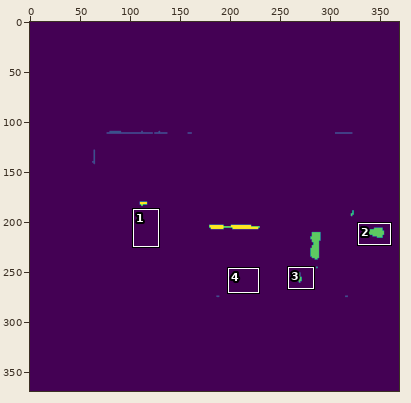
Sprite sheet -- maps/icon_map.png. Above: a wide view before the commit, with the close-up outlined.
Close-up. First the earlier version:
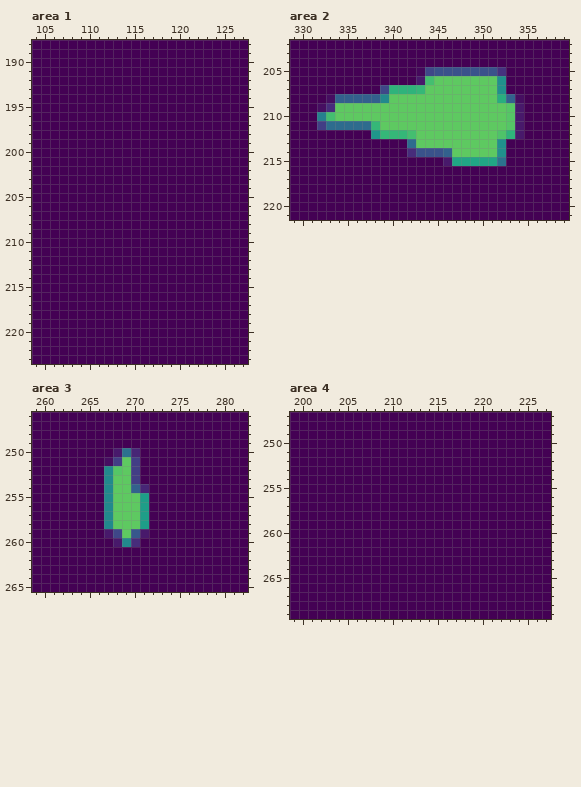
The file is 369x369 pixels. Colours within 5 levels of each other are drawn and written as one. Shown: area 1: x 104..127, y 188..223; area 2: x 329..359, y 202..221; area 3: x 259..282, y 246..265; area 4: x 199..227, y 247..269. The commit also changed other parts of the picture, which this record leaves out.
Once edited:
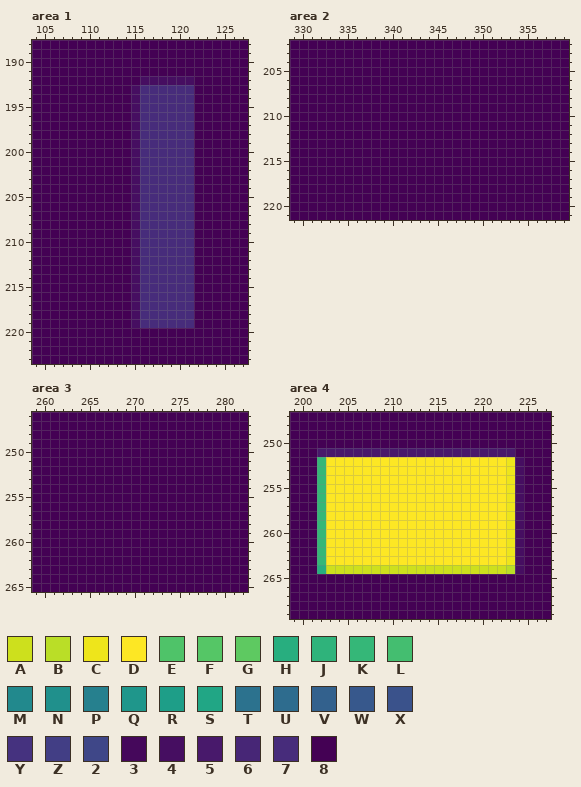
Palette (. is transparent): A #cde01d  B #bade27  C #eee51b  D #fde724  E #4fc369  F #55c666  G #5ec961  H #28ae7f  J #2fb37b  K #35b778  L #44be70  M #22898d  N #20908c  P #26808e  Q #1f968b  R #1e9e88  S #21a685  T #2c728e  U #2e6c8e  V #33618d  W #37588c  X #3a528b  Y #45327f  Z #423e85  2 #3f4788  3 #45085b  4 #460e61  5 #48196b  6 #472676  7 #472c7b  8 #440154
Difference:
--- area 1
@@ x 113..123 @@
 191 88888888888
-192 88888888888
-193 88888888888
-194 88888888888
-195 88888888888
-196 88888888888
-197 88888888888
-198 88888888888
-199 88888888888
-200 88888888888
-201 88888888888
-202 88888888888
-203 88888888888
-204 88888888888
-205 88888888888
-206 88888888888
-207 88888888888
-208 88888888888
-209 88888888888
-210 88888888888
-211 88888888888
-212 88888888888
-213 88888888888
-214 88888888888
-215 88888888888
-216 88888888888
-217 88888888888
-218 88888888888
-219 88888888888
+192 88844444488
+193 88477777788
+194 88477777788
+195 88477777788
+196 88477777788
+197 88477777788
+198 88477777788
+199 88477777788
+200 88477777788
+201 88477777788
+202 88477777788
+203 88477777788
+204 88477777788
+205 88477777788
+206 88477777788
+207 88477777788
+208 88477777788
+209 88477777788
+210 88477777788
+211 88477777788
+212 88477777788
+213 88477777788
+214 88477777788
+215 88477777788
+216 88477777788
+217 88477777788
+218 88477777788
+219 88477777788
 220 88888888888
--- area 2
@@ x 329..359 @@
 204 8888888888888888888888888888888
-205 8888888888888832XXXXXXXY8888888
-206 888888888888885LGGGGGGGN8888888
-207 88888888882JJJKGGGGGGGGN8888888
-208 88884VVVVVMGGGGGGGGGGGGHV488888
-209 88847GGGGGGGGGGGGGGGGGGGF588888
-210 888PLGGGGGGGGGGGGGGGGGGGF588888
-211 888ZUUUUUKGGGGGGGGGGGGGGF588888
-212 888888888QKKKLGGGGGGGGGEJ588888
-213 8888888888888UGGGGGGGGGN8888888
-214 88888888888887XXXVGGGGGN8888888
-215 888888888888888885SSSSST8888888
+205 8888888888888888888888888888888
+206 8888888888888888888888888888888
+207 8888888888888888888888888888888
+208 8888888888888888888888888888888
+209 8888888888888888888888888888888
+210 8888888888888888888888888888888
+211 8888888888888888888888888888888
+212 8888888888888888888888888888888
+213 8888888888888888888888888888888
+214 8888888888888888888888888888888
+215 8888888888888888888888888888888
 216 8888888888888888888888888888888
--- area 3
@@ x 265..273 @@
 249 888888888
-250 8885T6888
-251 884ZGZ888
-252 88MFGZ888
-253 88MGGZ888
-254 88MGGV688
-255 88MGGGR88
-256 88MGGGR88
-257 88MGGGR88
-258 88MGGGR88
-259 8852GW588
-260 8885M7888
+250 888888888
+251 888888888
+252 888888888
+253 888888888
+254 888888888
+255 888888888
+256 888888888
+257 888888888
+258 888888888
+259 888888888
+260 888888888
 261 888888888
--- area 4
@@ x 199..227 @@
 250 88888888888888888888888888888
-251 88888888888888888888888888888
-252 88888888888888888888888888888
-253 88888888888888888888888888888
-254 88888888888888888888888888888
-255 88888888888888888888888888888
-256 88888888888888888888888888888
-257 88888888888888888888888888888
-258 88888888888888888888888888888
-259 88888888888888888888888888888
-260 88888888888888888888888888888
-261 88888888888888888888888888888
-262 88888888888888888888888888888
-263 88888888888888888888888888888
-264 88888888888888888888888888888
+251 88855555555555555555555558888
+252 888KDDDDDDDDDDDDDDDDDDDDC4888
+253 888KDDDDDDDDDDDDDDDDDDDDC4888
+254 888KDDDDDDDDDDDDDDDDDDDDC4888
+255 888KDDDDDDDDDDDDDDDDDDDDC4888
+256 888KDDDDDDDDDDDDDDDDDDDDC4888
+257 888KDDDDDDDDDDDDDDDDDDDDC4888
+258 888KDDDDDDDDDDDDDDDDDDDDC4888
+259 888KDDDDDDDDDDDDDDDDDDDDC4888
+260 888KDDDDDDDDDDDDDDDDDDDDC4888
+261 888KDDDDDDDDDDDDDDDDDDDDC4888
+262 888KDDDDDDDDDDDDDDDDDDDDC4888
+263 888KDDDDDDDDDDDDDDDDDDDDC4888
+264 888HAAAAAAAAAAAAAAAAAAAAB4888
 265 88888888888888888888888888888
